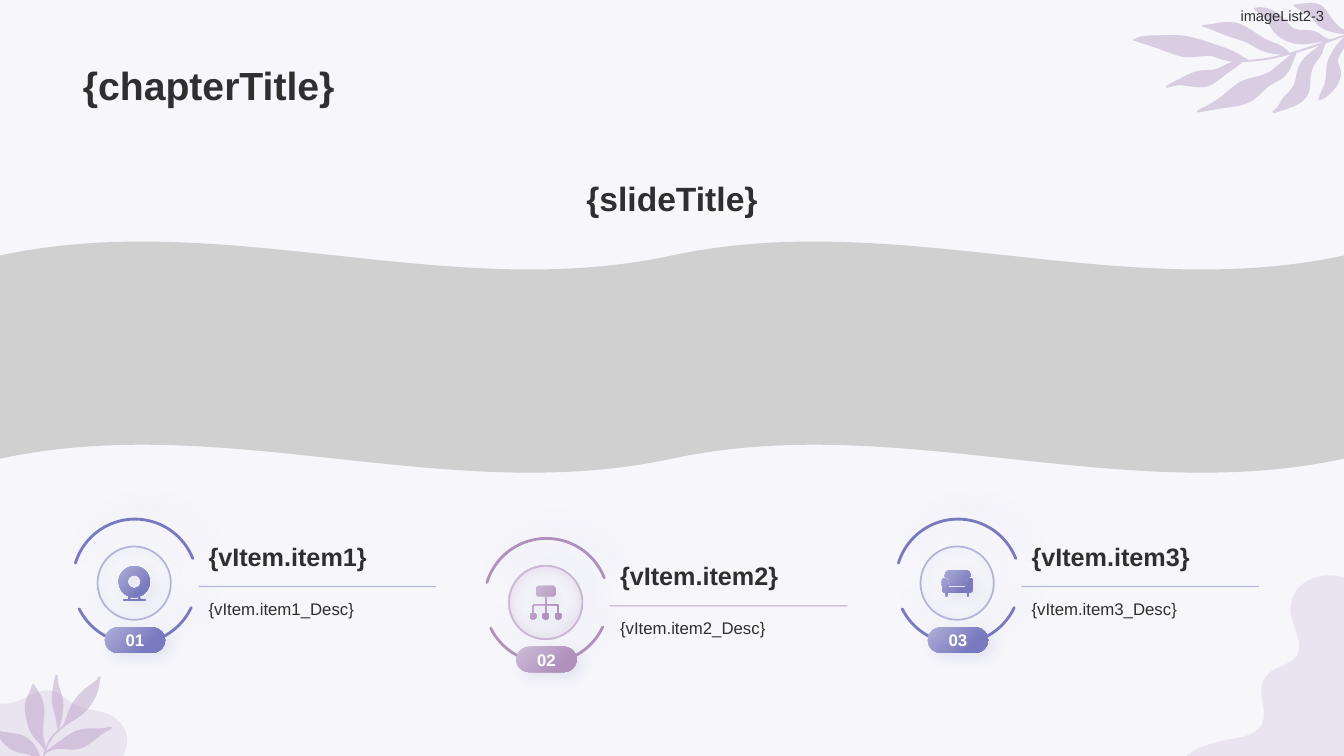
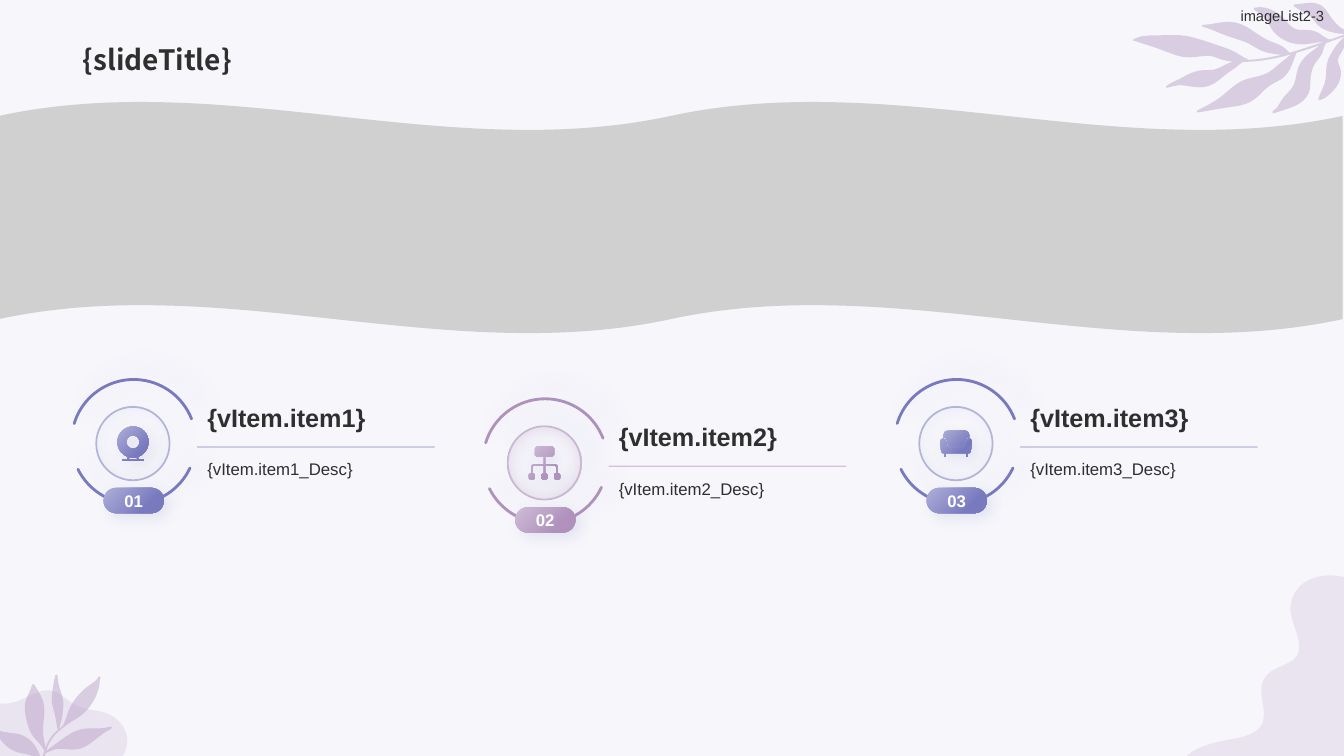
Before and after one commit to wmbamboo/bifang, a slide deck: slide 21 of frontend/public/pptTemplate-simple.pptx. Drawn at 1344x756 pixels with LibreOffice and Linux fonts; fonts in the diff are those of the drawing; grey boxes stand for pictures. Boxes give left, top, right and bottom in pixels: in the first picture for what was removed or moved away, otherwise in the second. Text is boxed around its words. In the diff, an @@ line names an element or a change of style, - is before the commit and + after.

```diff
--- a/frontend/public/pptTemplate-simple.pptx
+++ b/frontend/public/pptTemplate-simple.pptx
@@ title at (83,47,232,75): text changed; size 28 to 20 pt; font Arial to Noto Sans CJK SC @@
-{chapterTitle}
+{slideTitle}
@@ text removed at (586,186,757,218) @@
-{slideTitle}
@@ 6 texts, 6 rounded rectangles, 6 arc (boxed as its full ellipse)s, 3 freeform shapes, 3 lines, 1 picture: place and size @@
-6 texts, 6 rounded rectangles, 6 arc (boxed as its full ellipse)s, 3 freeform shapes, 3 lines, 1 picture at (0,241,1344,673)
+6 texts, 6 rounded rectangles, 6 arc (boxed as its full ellipse)s, 3 freeform shapes, 3 lines, 1 picture at (0,102,1343,532)
```
Also in this commit, not shown: 25 other slides changed, 19 other files.
